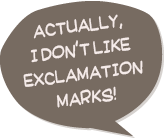
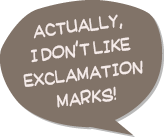
Layers edited between the first and the second 164x138 image:
renamed "Layer 0" to "Layer 1", painted on it over [0, 0, 164, 138]
